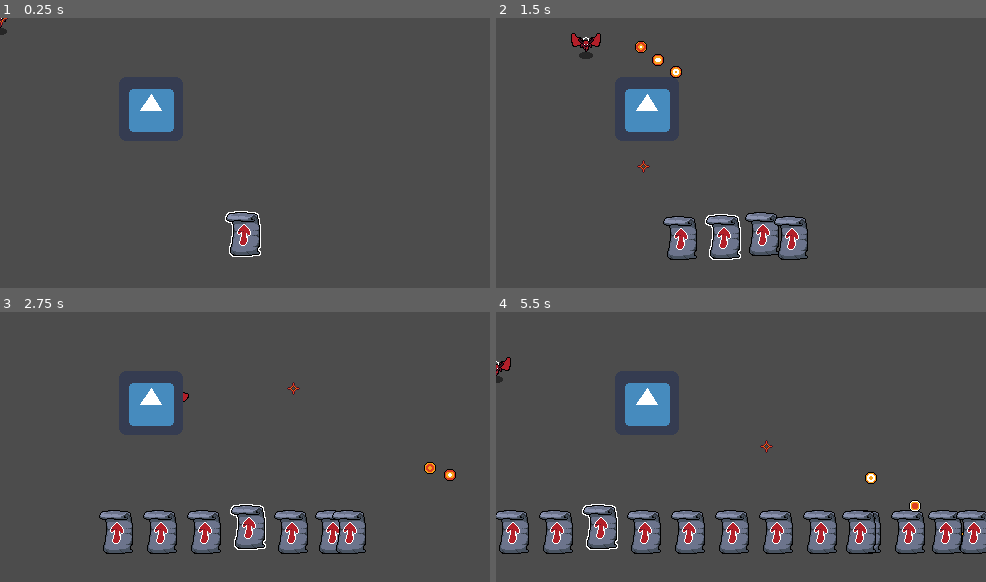
Above: before the commit, frames 1-4 (two rows, left to right).
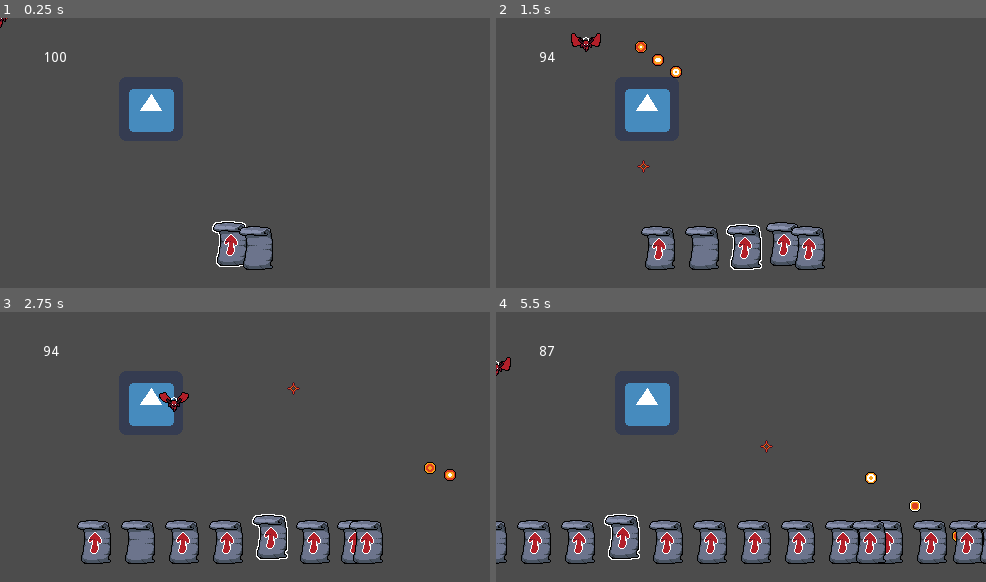
Above: after the commit, the same moments.

Repository: Geminimax/GWJ57
Game: Godot game, scene res://node/World.tscn
Same seed, same stepped clock (60 frames per second), same inputs: the game is played once before the commit and once after it. The engine's default icon, where the game draws it, is replaced by a stand-in: a white triangle on a blue panel in a dark square.
Inputs (mouse positions are in pixels of both pictures, inside the frame that each line leads up to):
- Up to frame 1 (0.25 s): no input
- Up to frame 2 (1.5 s): tap Enter (ui_accept) at 0.5, 0.77, 1.07 s; move the mouse to (848, 139) at 0.52 s; press the mouse at (848, 139) at 0.53 s; hold Right (ui_right) 0.53-1.28 s; tap Mouse wheel down (spell_roll_left) at 0.8, 1.35 s; move the mouse to (643, 166) at 1.27 s; release the mouse at (643, 166) at 1.28 s; hold Down (ui_down) from 1.28 s (still down)
- Up to frame 3 (2.75 s): tap Enter (ui_accept) at 1.52, 1.82, 2.3 s; tap Mouse wheel up (spell_roll_right) at 1.55, 2.1 s; move the mouse to (294, 387) at 2.02 s; release Down (ui_down) at 2.03 s; hold Right (ui_right) from 2.03 s (still down)
- Up to frame 4 (5.5 s): move the mouse to (716, 501) at 2.77 s; release Right (ui_right) at 2.78 s; hold Up (ui_up) 2.78-3.53 s; tap Enter (ui_accept) at 2.85, 3.02, 3.32, 3.77, 4.07, 4.52, 4.82, 5.3 s; click (716, 501) at 3.05 s; move the mouse to (888, 487) at 3.52 s; press the mouse at (888, 487) at 3.53 s; hold Left (ui_left) 3.53-5.03 s; tap Mouse wheel down (spell_roll_left) at 3.8, 4.35 s; tap Escape (ui_cancel) at 4.15 s; move the mouse to (594, 406) at 4.27 s; release the mouse at (594, 406) at 4.28 s; tap Mouse wheel up (spell_roll_right) at 4.55, 5.1 s; move the mouse to (765, 447) at 5.02 s; hold Down (ui_down) from 5.03 s (still down)

The runs differ from the first frame. In frame 1, 1.8% of the frame differs, in the area x 0-56%, y 0-94%; in frame 2, 5.3%; in frame 3, 8.9%; in frame 4, 14%, in the area x 0-100%, y 12-94%.

Commit message:
Spell types and leech spell

Diff:
--- a/ForgottenKnowledge/node/Character/Character.gd
+++ b/ForgottenKnowledge/node/Character/Character.gd
@@ -2,55 +2,57 @@
 
 var move_speed = 120
 var total_mp = 100
-var current_mp = 0 #total_mp
-var mp_regen_rate = 10
+var current_mp = 100 #total_mp
+var mp_regen_rate = 0
 
 onready var spell_holder = $CanvasLayer/SpellHolder
 # Called when the node enters the scene tree for the first time.
 func _ready():
-    pass # Replace with function body.
+	pass # Replace with function body.
 
 # Called every frame. 'delta' is the elapsed time since the previous frame.
 func _process(delta):
-    handle_movement()
-    handle_mp(delta)
-    handle_spell()
+	handle_movement()
+	handle_mp(delta)
+	handle_spell(delta)
+	$CanvasLayer/Label.text = String(current_mp)
+
+func handle_spell(delta):
+	if(Input.is_action_pressed("cast_spell")):
+		cast_spell(delta)
 
 
-func handle_spell():
-    if(Input.is_action_pressed("cast_spell")):
-        cast_spell()
-
-
-func cast_spell():
-    var spell = spell_holder.get_selected_spell()
-    if(current_mp > spell.mana_cost):
-        if (spell.cast(self, get_global_mouse_position())):
-            current_mp -= spell.mana_cost
+func cast_spell(delta):
+	print("Cast spell")
+	var spell = spell_holder.get_selected_spell()
+	if(current_mp > spell.mana_cost):
+		if (spell.cast(self, get_global_mouse_position(), delta)):
+			current_mp -= spell.mana_cost
 
 func handle_mp(delta):
-    if(current_mp < total_mp):
-        current_mp += delta * mp_regen_rate
-        if(current_mp > total_mp):
-            current_mp = total_mp
+	if(current_mp < total_mp):
+	   add_mp(mp_regen_rate * delta)
 
+func add_mp(amount):
+	current_mp += amount
+	if(current_mp > total_mp):
+		current_mp = total_mp
+func handle_movement():
+	var direction = Vector2()
 
-func handle_movement():
-    var direction = Vector2()
+	if(Input.is_action_pressed("ui_up")):
+		direction += Vector2.UP
+	if(Input.is_action_pressed("ui_down")):
+		direction += Vector2.DOWN
+	if(Input.is_action_pressed("ui_left")):
+		direction += Vector2.LEFT
+	if(Input.is_action_pressed("ui_right")):
+		direction += Vector2.RIGHT
 
-    if(Input.is_action_pressed("ui_up")):
-        direction += Vector2.UP
-    if(Input.is_action_pressed("ui_down")):
-        direction += Vector2.DOWN
-    if(Input.is_action_pressed("ui_left")):
-        direction += Vector2.LEFT
-    if(Input.is_action_pressed("ui_right")):
-        direction += Vector2.RIGHT
-
-    direction = direction.normalized()
-    if(direction == Vector2.ZERO):
-        #$AnimatedSprite.play("idle")
-        pass
-    else:
-        $AnimatedSprite.play("walk")
-    move_and_slide(direction * move_speed)
+	direction = direction.normalized()
+	if(direction == Vector2.ZERO):
+		#$AnimatedSprite.play("idle")
+		pass
+	else:
+		$AnimatedSprite.play("walk")
+	move_and_slide(direction * move_speed)
--- a/ForgottenKnowledge/node/Character/Character.tscn
+++ b/ForgottenKnowledge/node/Character/Character.tscn
@@ -1,15 +1,24 @@
-[gd_scene load_steps=5 format=2]
+[gd_scene load_steps=14 format=2]
 
-[ext_resource path="res://icon.png" type="Texture" id=1]
+[ext_resource path="res://sprite/player/FlyingDemon6.png" type="Texture" id=1]
 [ext_resource path="res://node/Character/Character.gd" type="Script" id=2]
 [ext_resource path="res://node/UI/SpellHolder.tscn" type="PackedScene" id=3]
+[ext_resource path="res://sprite/player/FlyingDemon.png" type="Texture" id=4]
+[ext_resource path="res://sprite/player/FlyingDemon9.png" type="Texture" id=5]
+[ext_resource path="res://sprite/player/FlyingDemon7.png" type="Texture" id=6]
+[ext_resource path="res://sprite/player/FlyingDemon4.png" type="Texture" id=7]
+[ext_resource path="res://sprite/player/FlyingDemon5.png" type="Texture" id=8]
+[ext_resource path="res://sprite/player/FlyingDemon2.png" type="Texture" id=9]
+[ext_resource path="res://sprite/player/FlyingDemon8.png" type="Texture" id=10]
+[ext_resource path="res://sprite/player/FlyingDemon1.png" type="Texture" id=11]
+[ext_resource path="res://sprite/player/FlyingDemon3.png" type="Texture" id=12]
 
 [sub_resource type="SpriteFrames" id=1]
 animations = [ {
-"frames": [ ExtResource( 1 ) ],
+"frames": [ ExtResource( 11 ), ExtResource( 9 ), ExtResource( 12 ), ExtResource( 7 ), ExtResource( 8 ), ExtResource( 1 ), ExtResource( 6 ), ExtResource( 10 ), ExtResource( 5 ), ExtResource( 4 ) ],
 "loop": true,
-"name": "default",
-"speed": 5.0
+"name": "walk",
+"speed": 15.0
 } ]
 
 [node name="KinematicBody2D" type="KinematicBody2D"]
@@ -17,8 +26,16 @@
 
 [node name="AnimatedSprite" type="AnimatedSprite" parent="."]
 frames = SubResource( 1 )
+animation = "walk"
 
 [node name="CanvasLayer" type="CanvasLayer" parent="."]
 
 [node name="SpellHolder" parent="CanvasLayer" instance=ExtResource( 3 )]
-position = Vector2( 512, 500 )
+position = Vector2( 245, 230 )
+
+[node name="Label" type="Label" parent="CanvasLayer"]
+margin_left = 43.0
+margin_top = 33.0
+margin_right = 191.0
+margin_bottom = 131.0
+text = "aaaaaaaaaaaaaa"
--- a/ForgottenKnowledge/node/Enemy/Enemy.gd
+++ b/ForgottenKnowledge/node/Enemy/Enemy.gd
@@ -3,17 +3,17 @@
 onready var hp: HP = $HP
 
 func _ready():
-    pass # Replace with function body.
+	pass # Replace with function body.
 
 func take_damage(amount):
-    hp.damage(amount)
+	hp.damage(amount)
 
 func _on_Area2D_area_entered(area):
-    var parent = area.get_parent()
+	var parent = area.get_parent()
 
-    if (parent.is_in_group("projectile")):
-        take_damage(parent.damage_amount)
+	if (parent.is_in_group("projectile")):
+		take_damage(parent.damage_amount)
 
 
 func _on_HP_died():
-    queue_free()
+	queue_free()
--- a/ForgottenKnowledge/node/Spell/Spell.gd
+++ b/ForgottenKnowledge/node/Spell/Spell.gd
@@ -1,5 +1,7 @@
-extends Node
-
+extends Node2D
+enum CAST_TYPE {CAST_AT_POSITION, CAST_AT_TARGET}
+export (CAST_TYPE) var cast_type
+export (int, LAYERS_2D_PHYSICS) var target_mask
 export (Texture) var spell_img
 export (String) var spell_name
 export (String) var spell_description
@@ -9,25 +11,37 @@
 var curr_cooldown = 0
 
 func _process(delta):
-    curr_cooldown -= delta
+	curr_cooldown -= delta
 
 func get_current_cooldown():
-    return curr_cooldown
+	return curr_cooldown
 
-func cast(source,target):
-    if (curr_cooldown > 0):
-        return false
+func cast(source,target,delta = 0):
+	if (curr_cooldown > 0):
+		return false
+	print("casting")
+	if(cast_type == CAST_TYPE.CAST_AT_POSITION):
+		print("casting at position")
+		cast_at_position(source, target, delta)
+	elif(cast_type == CAST_TYPE.CAST_AT_TARGET):
+		print("casting at target")
+		var target_node = get_target(target)
+		cast_at_target(source, target, delta)
 
-    if(target is Vector2):
-        cast_at_position(source,target)
-    elif(target is Node):
-        cast_at_target(source, target)
+	curr_cooldown = cooldown
+	return true
 
-    curr_cooldown = cooldown
-    return true
+func get_target(target):
+	var space = get_world_2d().direct_space_state
+	# Get the mouse's position
+	var mousePos = get_global_mouse_position()
+	# Check if there is a collision at the mouse position
+	var col = space.intersect_point(mousePos, 1, [], target_mask, false, true )
+	if !col.empty():
+		return col[0].collider.get_parent()
 
-func cast_at_position(source, target):
-    pass
+func cast_at_position(source, target, delta = 0):
+	pass
 
-func cast_at_target(source, target):
-    pass
+func cast_at_target(source, target, delta = 0):
+	pass
--- a/ForgottenKnowledge/node/Spell/Spell.tscn
+++ b/ForgottenKnowledge/node/Spell/Spell.tscn
@@ -3,6 +3,6 @@
 [ext_resource path="res://node/Spell/Spell.gd" type="Script" id=1]
 [ext_resource path="res://sprite/Arrpow.png" type="Texture" id=2]
 
-[node name="Spell" type="Node"]
+[node name="Spell" type="Node2D"]
 script = ExtResource( 1 )
 spell_img = ExtResource( 2 )
--- /dev/null
+++ b/ForgottenKnowledge/node/Spell/SpellLeech.gd
@@ -0,0 +1,4 @@
+extends "res://node/Spell/Spell.gd"
+var leech_rate = 100
+func cast_at_target(source, target, delta = 0):
+	source.add_mp(leech_rate * delta)
--- /dev/null
+++ b/ForgottenKnowledge/node/Spell/SpellLeech.tscn
@@ -0,0 +1,12 @@
+[gd_scene load_steps=3 format=2]
+
+[ext_resource path="res://node/Spell/Spell.tscn" type="PackedScene" id=1]
+[ext_resource path="res://node/Spell/SpellLeech.gd" type="Script" id=2]
+
+[node name="SpellLeech" instance=ExtResource( 1 )]
+script = ExtResource( 2 )
+cast_type = 1
+target_mask = 4
+spell_img = null
+mana_cost = 0
+cooldown = 0.0
--- a/ForgottenKnowledge/node/Spell/SpellShoot.gd
+++ b/ForgottenKnowledge/node/Spell/SpellShoot.gd
@@ -1,5 +1,5 @@
 extends "res://node/Spell/Spell.gd"
 
-func cast_at_position(source, target):
+func cast_at_position(source, target, delta= 0):
 	var direction = source.global_position.direction_to(target)
 	$Weapon.fire(direction, source.global_position)
--- a/ForgottenKnowledge/node/UI/SpellHolder.gd
+++ b/ForgottenKnowledge/node/UI/SpellHolder.gd
@@ -10,64 +10,64 @@
 onready var tween = $Tween
 
 func _ready():
-    add_spell(get_test_spell())
-
+	add_spell(get_test_spell("res://node/Spell/SpellShoot.tscn"))
+	add_spell(get_test_spell("res://node/Spell/SpellLeech.tscn"))
 func _process(delta):
-    if(Input.is_action_just_pressed("ui_accept")):
-        add_spell(get_test_spell())
-    if(Input.is_action_just_pressed("ui_cancel")):
-        remove_spell(spell_cards.size() - 1)
-    if(Input.is_action_just_released("spell_roll_left")):
-        change_selected_spell(-1)
-    if(Input.is_action_just_released("spell_roll_right")):
-        change_selected_spell(1)
+	if(Input.is_action_just_pressed("ui_accept")):
+		add_spell(get_test_spell("res://node/Spell/SpellShoot.tscn"))
+	if(Input.is_action_just_pressed("ui_cancel")):
+		remove_spell(spell_cards.size() - 1)
+	if(Input.is_action_just_released("spell_roll_left")):
+		change_selected_spell(-1)
+	if(Input.is_action_just_released("spell_roll_right")):
+		change_selected_spell(1)
 
 func get_selected_spell():
-    return spell_cards[selected_spell].spell
+	return spell_cards[selected_spell].spell
 
-func get_test_spell():
-    var spell_instance = load("res://node/Spell/SpellShoot.tscn").instance()
-    add_child(spell_instance)
-    return spell_instance
+func get_test_spell(path):
+	var spell_instance = load(path).instance()
+	add_child(spell_instance)
+	return spell_instance
 
 func change_selected_spell(offset):
-    if(spell_cards.size() == 0):
-        return
-    spell_cards[selected_spell].selected = false
-    selected_spell += offset
-    if(selected_spell < 0):
-        selected_spell = max(0, spell_cards.size() - abs(selected_spell))
-    if(selected_spell > spell_cards.size() - 1):
-        selected_spell = (selected_spell - (spell_cards.size()))
-    spell_cards[selected_spell].selected = true
+	if(spell_cards.size() == 0):
+		return
+	spell_cards[selected_spell].selected = false
+	selected_spell += offset
+	if(selected_spell < 0):
+		selected_spell = max(0, spell_cards.size() - abs(selected_spell))
+	if(selected_spell > spell_cards.size() - 1):
+		selected_spell = (selected_spell - (spell_cards.size()))
+	spell_cards[selected_spell].selected = true
 
 func add_spell(spell):
-    var spell_card_instance = spell_card_scene.instance()
-    add_child(spell_card_instance)
-    spell_cards.append(spell_card_instance)
-    spell_card_instance.spell = spell
-    reposition_cards()
-    #Se for a primeira habilidade
-    if(spell_cards.size() == 1):
-        spell_card_instance.selected = true
+	var spell_card_instance = spell_card_scene.instance()
+	add_child(spell_card_instance)
+	spell_cards.append(spell_card_instance)
+	spell_card_instance.spell = spell
+	reposition_cards()
+	#Se for a primeira habilidade
+	if(spell_cards.size() == 1):
+		spell_card_instance.selected = true
 
 func remove_spell(index):
-    var to_remove = spell_cards[index]
-    spell_cards.remove(index)
-    to_remove.queue_free()
-    reposition_cards()
-    if(selected_spell == index):
-        selected_spell = max(index - 1,0)
+	var to_remove = spell_cards[index]
+	spell_cards.remove(index)
+	to_remove.queue_free()
+	reposition_cards()
+	if(selected_spell == index):
+		selected_spell = max(index - 1,0)
 
 func reposition_cards():
-    if(spell_cards.size() == 0):
-        return
-    tween.stop_all()
-    var total_size = card_size * spell_cards.size()
-    var initial_position = -total_size/2
-    var increment = total_size/spell_cards.size()
-    for i in range(spell_cards.size()):
-        var card = spell_cards[i]
-        var goal_position = initial_position + increment * i + card_size/2
-        tween.interpolate_property(card,"position:x", card.position.x, goal_position, 1.0,Tween.TRANS_CUBIC,Tween.EASE_OUT)
-    tween.start()
+	if(spell_cards.size() == 0):
+		return
+	tween.stop_all()
+	var total_size = card_size * spell_cards.size()
+	var initial_position = -total_size/2
+	var increment = total_size/spell_cards.size()
+	for i in range(spell_cards.size()):
+		var card = spell_cards[i]
+		var goal_position = initial_position + increment * i + card_size/2
+		tween.interpolate_property(card,"position:x", card.position.x, goal_position, 1.0,Tween.TRANS_CUBIC,Tween.EASE_OUT)
+	tween.start()
--- a/ForgottenKnowledge/node/World.tscn
+++ b/ForgottenKnowledge/node/World.tscn
@@ -1,13 +1,13 @@
 [gd_scene load_steps=4 format=2]
 
-[ext_resource path="res://node/Character.tscn" type="PackedScene" id=1]
+[ext_resource path="res://node/Character/Character.tscn" type="PackedScene" id=1]
 [ext_resource path="res://node/Enemy/Enemy.tscn" type="PackedScene" id=2]
 [ext_resource path="res://node/UI/CustomMouse.tscn" type="PackedScene" id=3]
 
 [node name="World" type="Node2D"]
 
-[node name="Player" parent="." instance=ExtResource( 1 )]
-
 [node name="Enemy" parent="." instance=ExtResource( 2 )]
 
 [node name="CustomMouse" parent="." instance=ExtResource( 3 )]
+
+[node name="KinematicBody2D" parent="." instance=ExtResource( 1 )]
